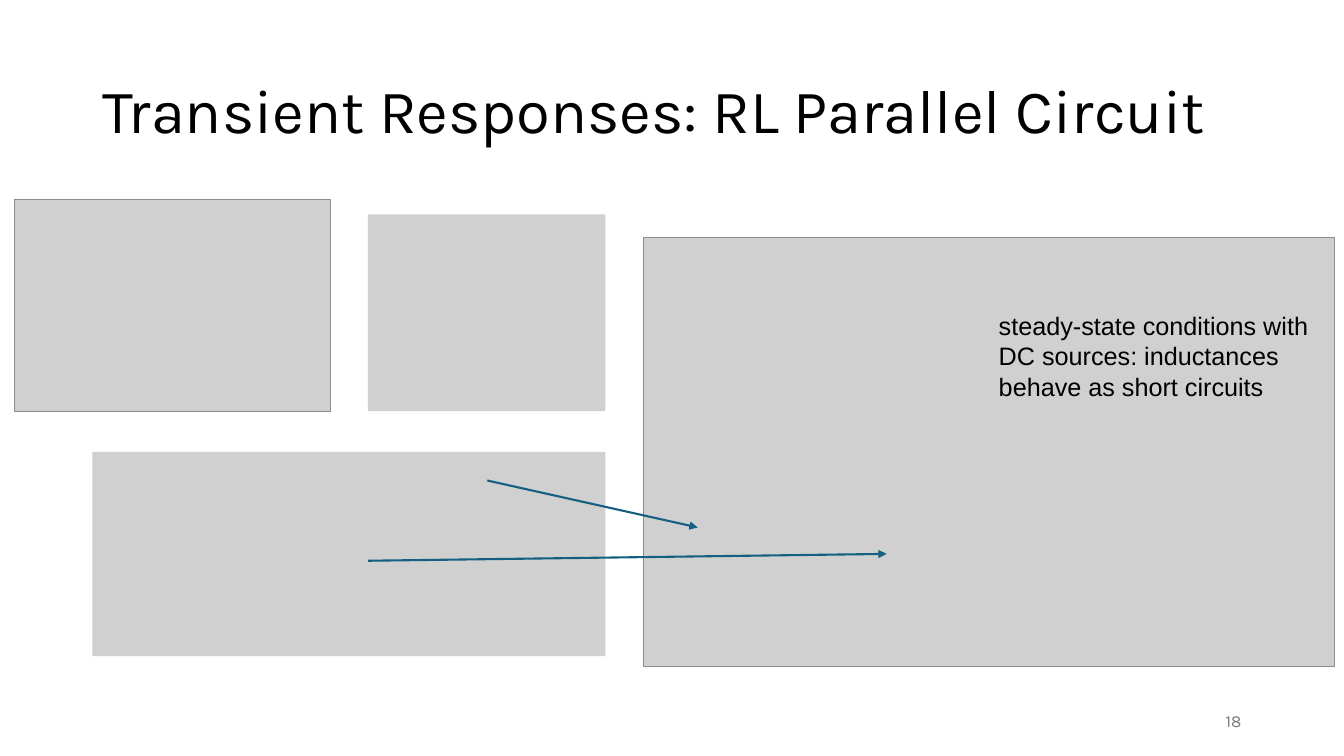
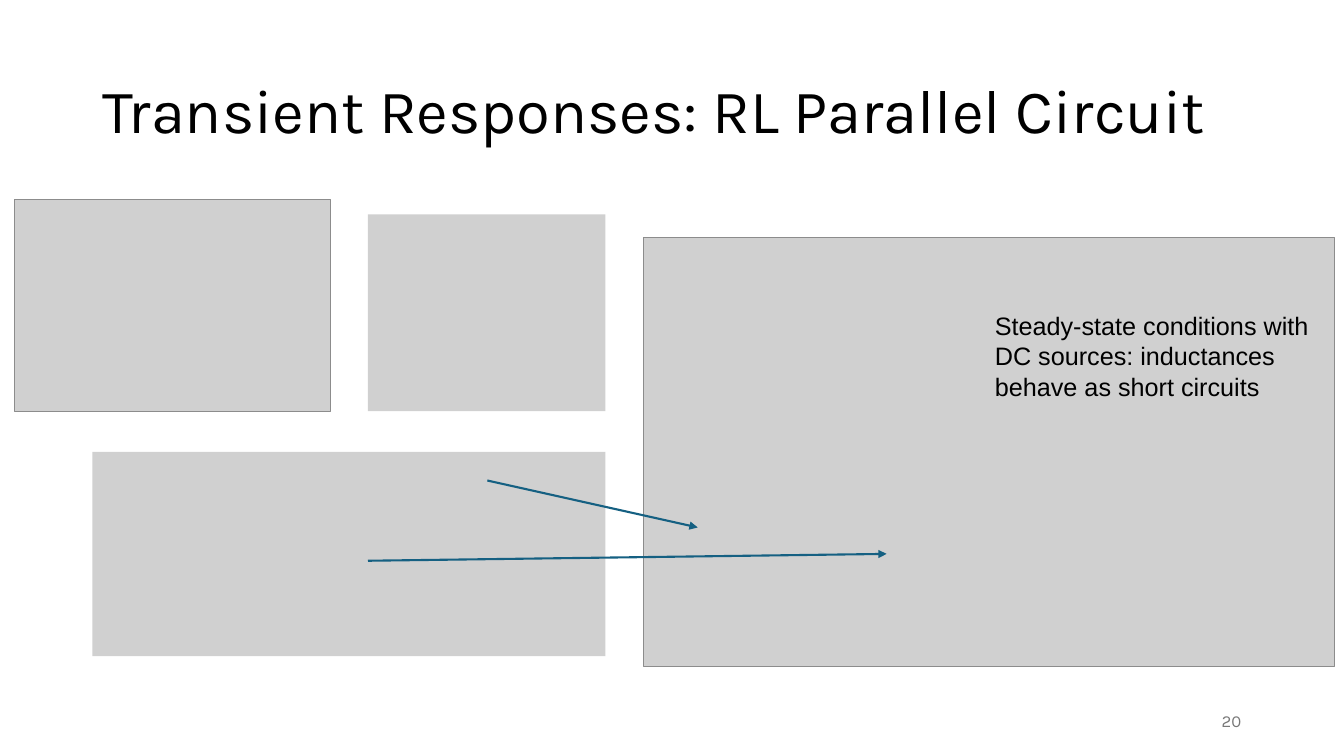
Before and after one commit to FelixWick/control_engineering, a slide deck: slide 20 of slides/1_systems.pptx (slide 18 before the commit). Drawn at 1344x756 pixels with LibreOffice and Linux fonts; fonts in the diff are those of the drawing; grey boxes stand for pictures. Boxes give left, top, right and bottom in pixels: in the first picture for what was removed or moved away, otherwise in the second. Text is boxed around its words. In the diff, an @@ line names an element or a change of style, - is before the commit and + after.

```diff
--- a/slides/1_systems.pptx
+++ b/slides/1_systems.pptx
@@ text at (995,316,1309,397): text changed @@
-steady-state conditions with DC sources: inductances behave as short circuits
+Steady-state conditions with DC sources: inductances behave as short circuits
@@ page number at (1222,716,1242,727): text changed @@
-18
+20
```
Also in this commit, not shown: 4 other slides changed, 5 slides added.
